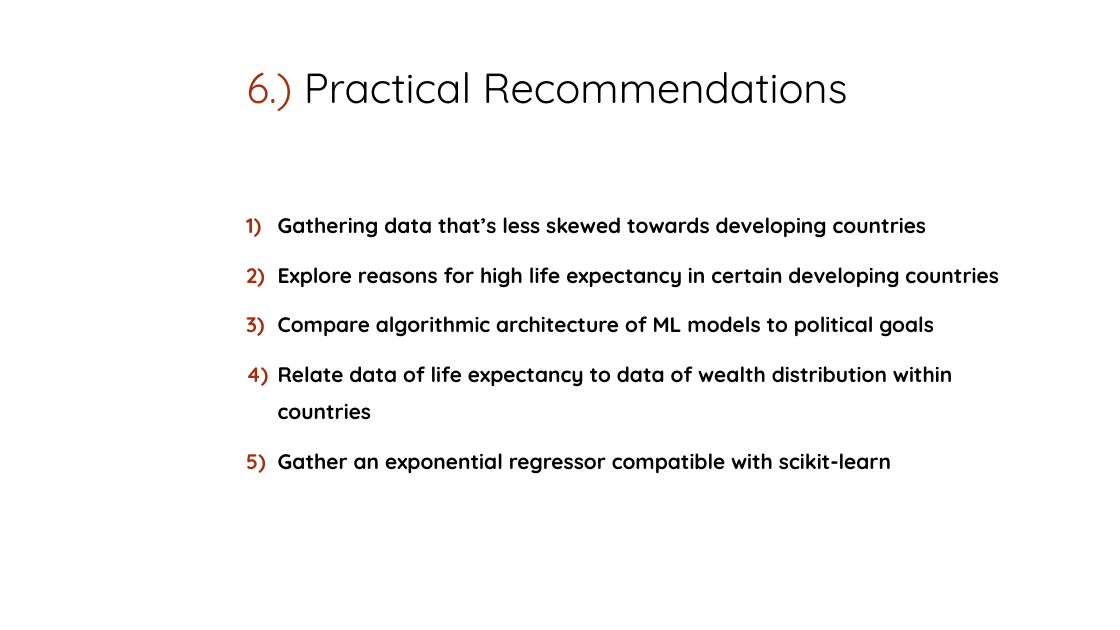
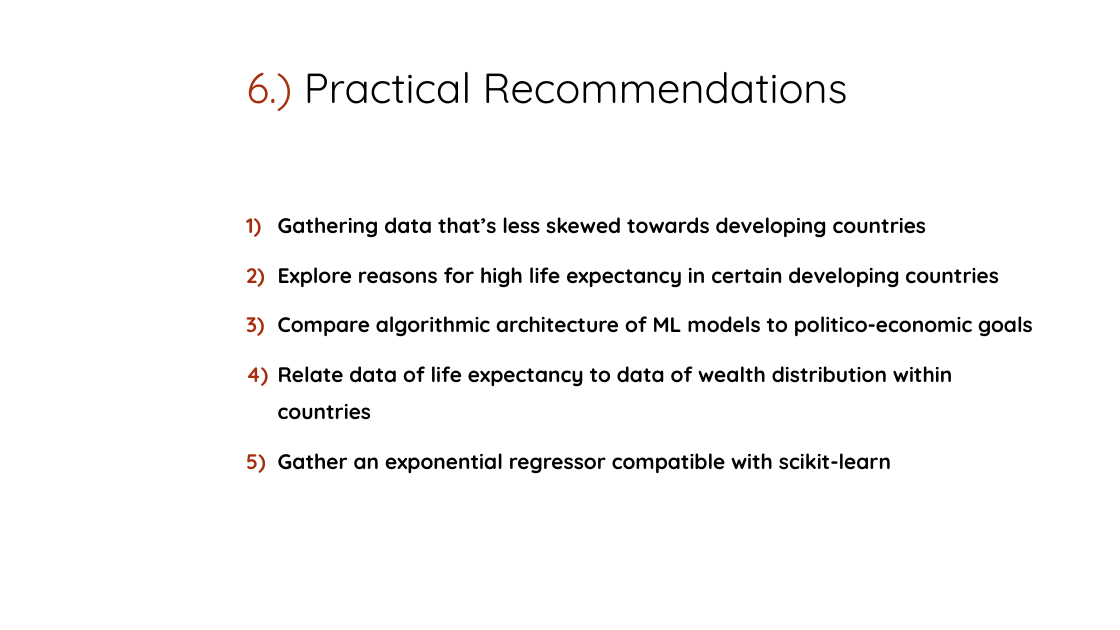
Before and after one commit to lepetitnoir/ML_WHO_Life_Expectancy, a slide deck: slide 14 of Presentation_WHO.pptx (slide 13 before the commit). Drawn at 1120x630 pixels with LibreOffice and Linux fonts; fonts in the diff are those of the drawing; background and template pictures are left out. Boxes give left, top, right and bottom in pixels: in the first picture for what was removed or moved away, otherwise in the second. Text is boxed around its words. In the diff, an @@ line names an element or a change of style, - is before the commit and + after.

Commit message:
Update Presentation WHO
upload

```diff
--- a/Presentation_WHO.pptx
+++ b/Presentation_WHO.pptx
@@ text at <box>278,316,1033,337</box>: text changed @@
-3) Compare algorithmic architecture of ML models to political goals
+3) Compare algorithmic architecture of ML models to politico-economic goals
```
Also in this commit, not shown: 1 slide added, 1 other file.
